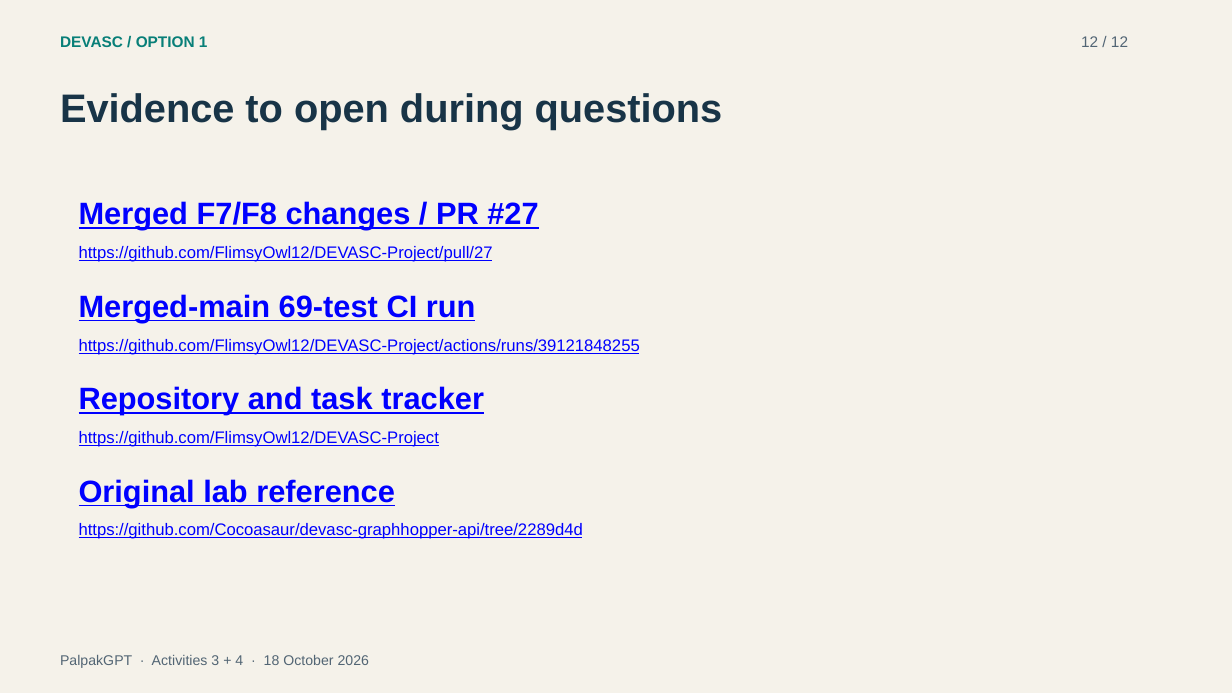
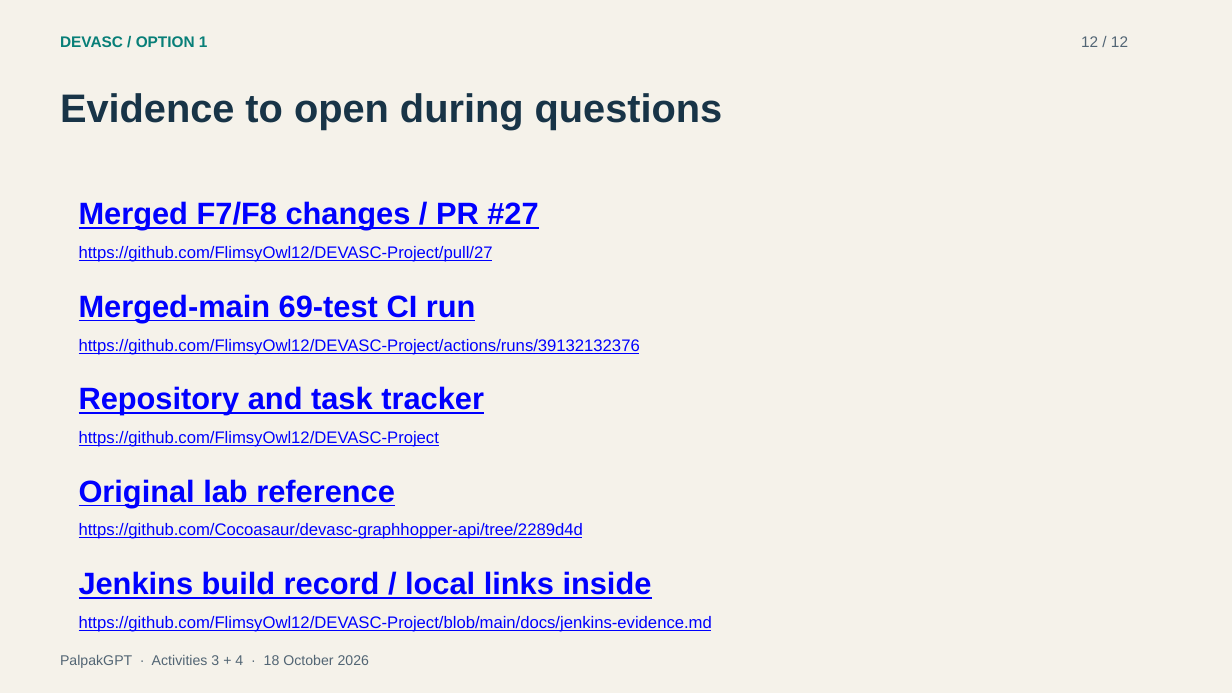
Before and after one commit to FlimsyOwl12/DEVASC-Project, a slide deck: slide 12 of docs/presentation/devasc-overview.pptx. Drawn at 1232x693 pixels with LibreOffice and Linux fonts; fonts in the diff are those of the drawing. Boxes give left, top, right and bottom in pixels: in the first picture for what was removed or moved away, otherwise in the second. Text is boxed around its words. In the diff, an @@ line names an element or a change of style, - is before the commit and + after.

Commit message:
docs: refresh slides and demo guide with Jenkins evidence

```diff
--- a/docs/presentation/devasc-overview.pptx
+++ b/docs/presentation/devasc-overview.pptx
@@ text at [79, 339, 640, 355]: text changed @@
-https://github.com/FlimsyOwl12/DEVASC-Project/actions/runs/39121848255
+https://github.com/FlimsyOwl12/DEVASC-Project/actions/runs/39132132376
@@ text added at [79, 571, 652, 599], 24 pt, text #0000FF, bold, underline @@
+Jenkins build record / local links inside
@@ text added at [79, 616, 712, 632], 13 pt, text #0000FF, underline @@
+https://github.com/FlimsyOwl12/DEVASC-Project/blob/main/docs/jenkins-evidence.md
```
Also in this commit, not shown: 2 other slides changed, 6 other files.
